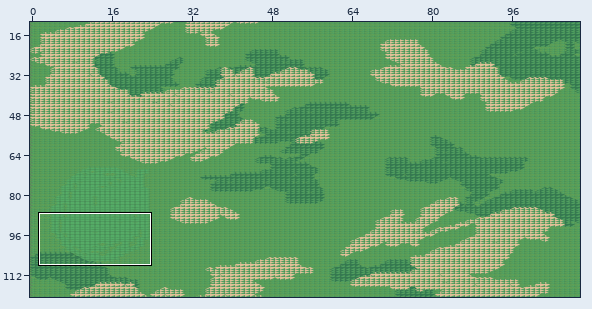
One commit to this Tiled map: RTSGame/Resources/map/maptest.tmx. The picture above shows the old version from afar; the outline marks the close-up.
Close-up. Old version:
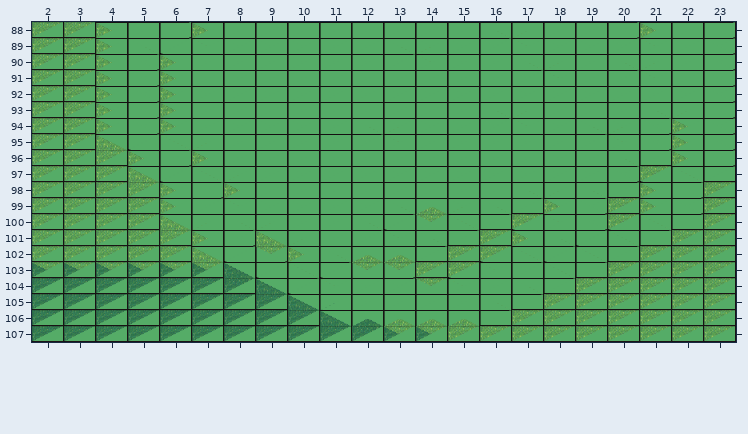
Cells are 48x24 px. Shown: x 2..23, y 88..107. The commit also changed other parts of the map, which this record leaves out. Tiles whose own drawing changed are shown in their newer look in all pictures.
The same view after the edit:
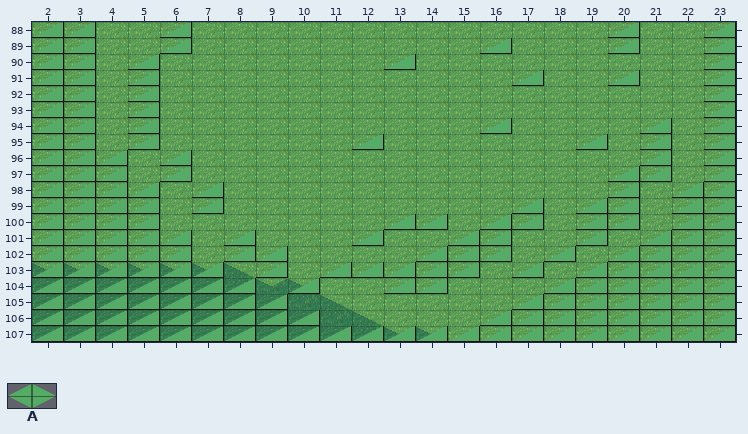
Key: from "test": A 0.
_ is an empty cell, . an unchanged one.
The exact change:
--- layer "meta"
@@ x 4..22 @@
- 88 AA.AAAAAAAAAAAAA.AA
- 89 AA.AAAAAAAAA.AAA.AA
- 90 A.AAAAAAA.AAAAAAAAA
- 91 A.AAAAAAAAAAA.AA.AA
- 92 A.AAAAAAAAAAAAAAAAA
- 93 A.AAAAAAAAAAAAAAAAA
- 94 A.AAAAAAAAAA.AAAA.A
- 95 A.AAAAAA.AAAAAA.A.A
- 96 .A.AAAAAAAAAAAAAA.A
- 97 .A.AAAAAAAAAAAAA..A
- 98 ..A.AAAAAAAAAAAA.A.
- 99 ..A.AAAAAAAAA.A..A.
-100 ..AAAAAAA..A..A..A.
-101 ...A.AAA.AA..AA.A..
-102 ...A..AAAA...A.A...
-103 ....A.A.....A.A....
-104 .....A.AA..AAA.....
-105 ......AAAAAAA......
-106 .......AAAAA.......
+ 88 __._____________.__
+ 89 __._________.___.__
+ 90 _._______._________
+ 91 _.___________.__.__
+ 92 _._________________
+ 93 _._________________
+ 94 _.__________.____._
+ 95 _.______.______._._
+ 96 ._.______________._
+ 97 ._._____________.._
+ 98 .._.____________._.
+ 99 .._._________._.._.
+100 .._______.._.._.._.
+101 ..._.___.__..__._..
+102 ..._..____..._._...
+103 ...._._....._._....
+104 ....._.__..___.....
+105 ......_______......
+106 ......._____.......
Where, in picture pixels (left, top, right, bottom), the same in both close-ups:
removed: (96, 22, 735, 326)
